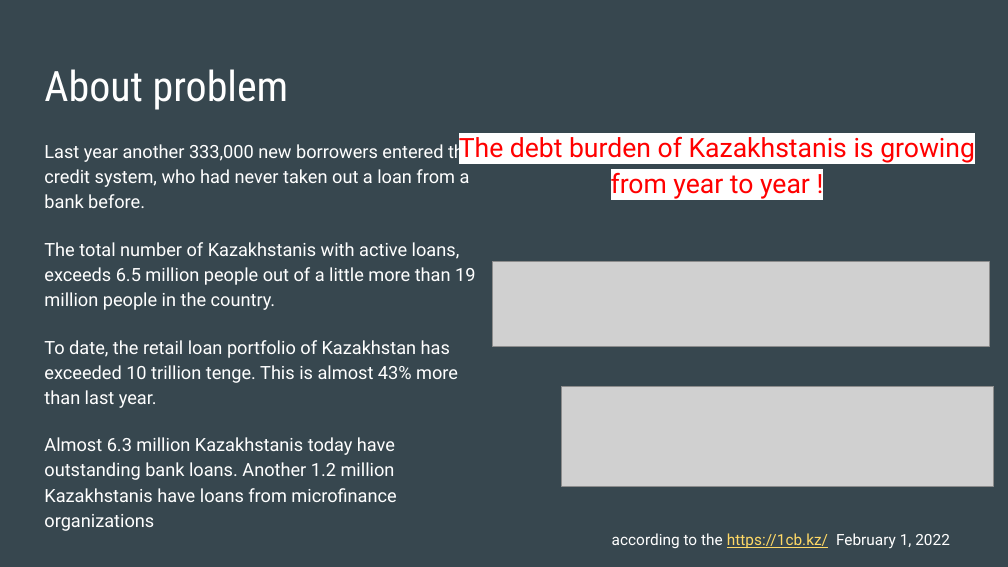
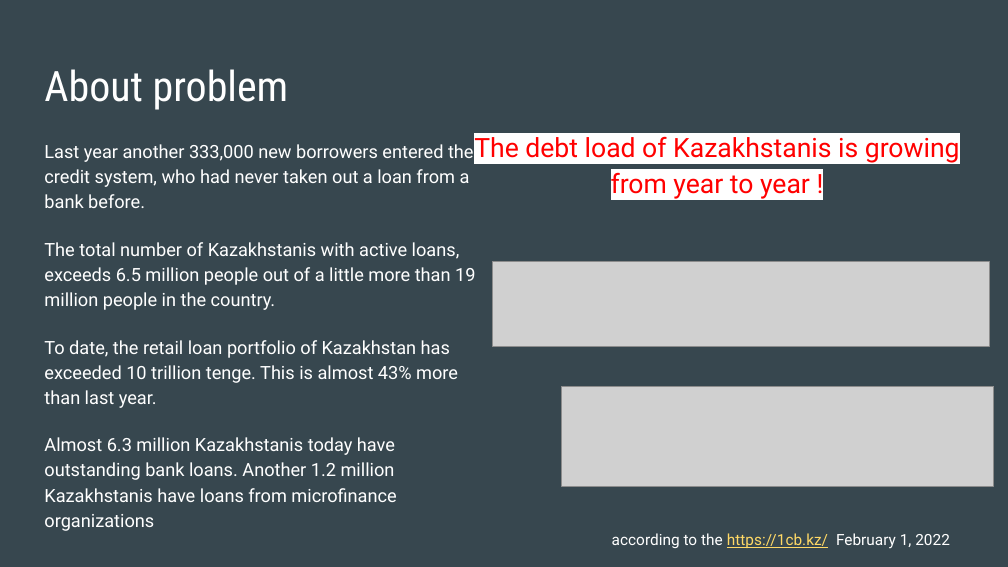
Before and after one commit to adiletyerkin/kbtu_dv_2022, a slide deck: slide 2 of DV about datasen and problem.pptx. Drawn at 1008x567 pixels with LibreOffice and Linux fonts; fonts in the diff are those of the drawing; grey boxes stand for pictures. Boxes give left, top, right and bottom in pixels: in the first picture for what was removed or moved away, otherwise in the second. Text is boxed around its words. In the diff, an @@ line names an element or a change of style, - is before the commit and + after.

```diff
--- a/DV about datasen and problem.pptx
+++ b/DV about datasen and problem.pptx
@@ text at <box>416,132,960,199</box>: text changed @@
-The debt burden of Kazakhstanis is growing from year to year !
+The debt load of Kazakhstanis is growing from year to year !
```
Also in this commit, not shown: 2 other slides changed.
